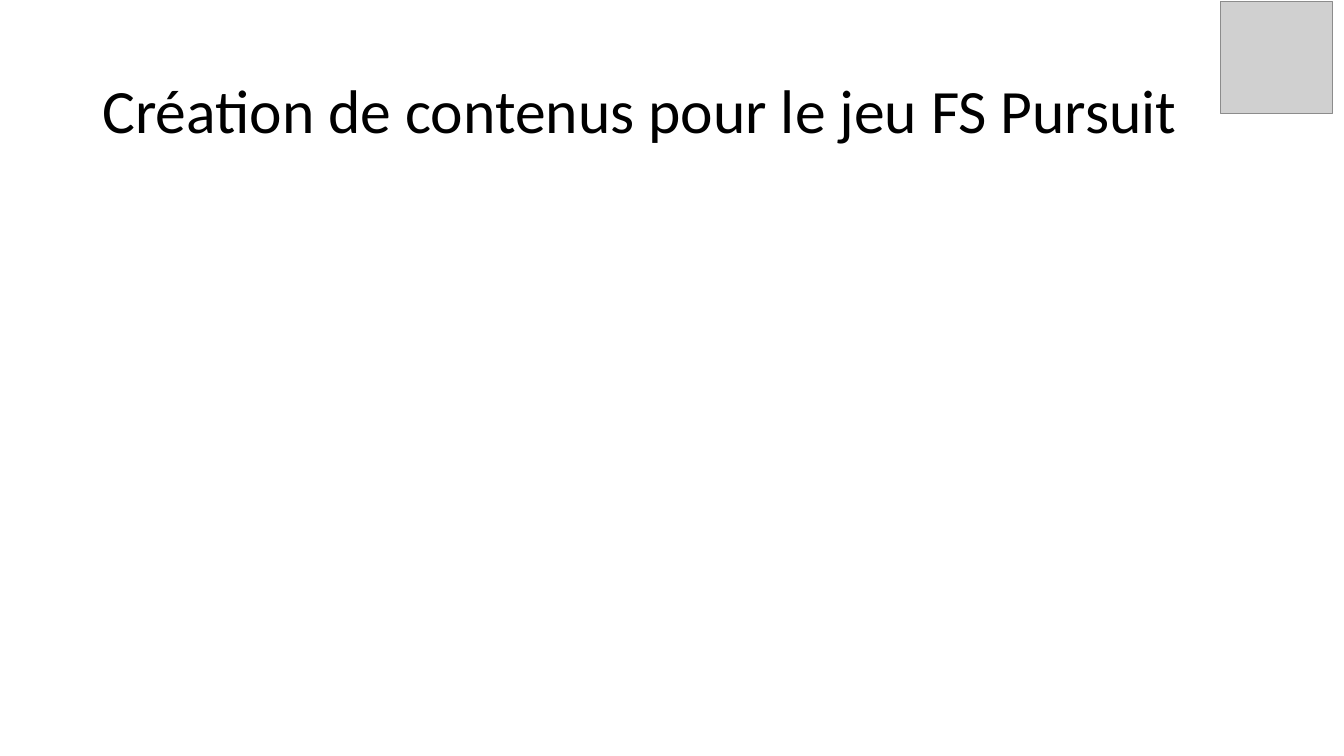
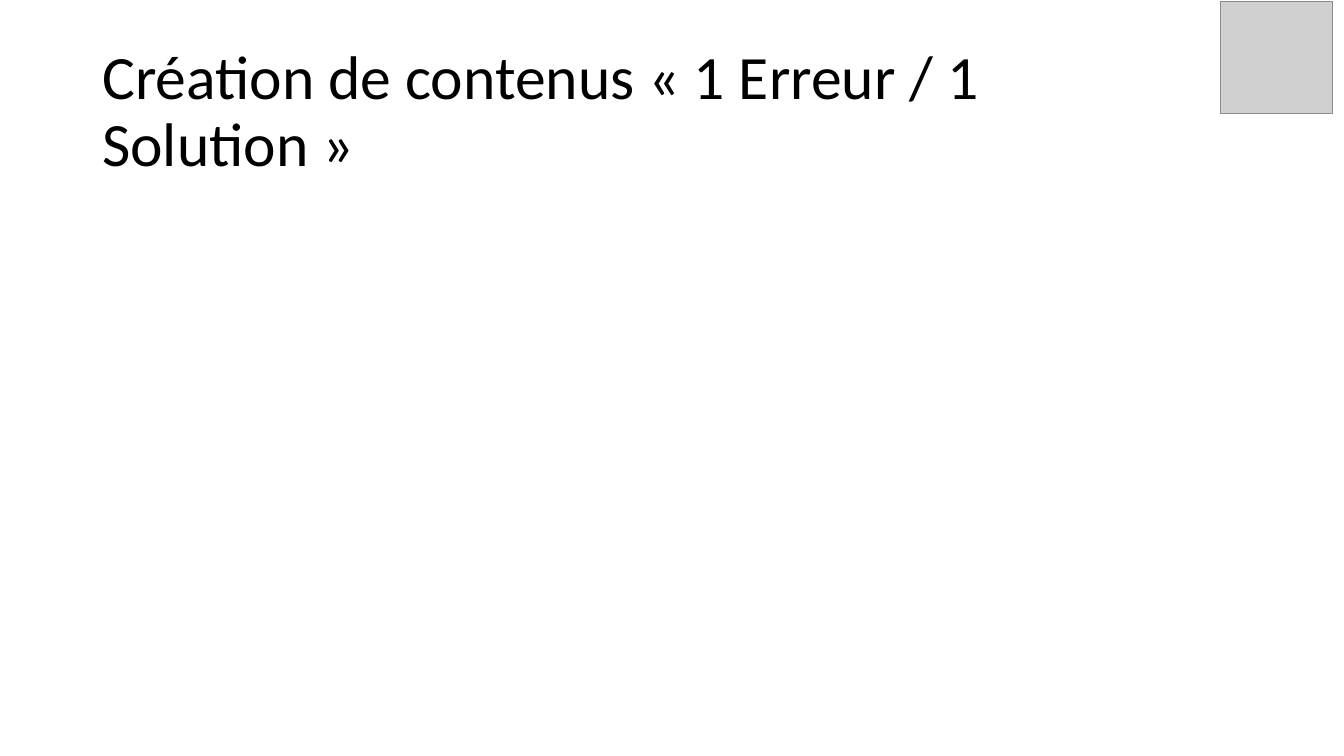
Before and after one commit to yes-we-web/Git-moi-tout, a slide deck: slide 7 of GIT-moi-tout.pptx (slide 6 before the commit). Drawn at 1344x756 pixels with LibreOffice and Linux fonts; fonts in the diff are those of the drawing; grey boxes stand for pictures. Boxes give left, top, right and bottom in pixels: in the first picture for what was removed or moved away, otherwise in the second. Text is boxed around its words. In the diff, an @@ line names an element or a change of style, - is before the commit and + after.

```diff
--- a/GIT-moi-tout.pptx
+++ b/GIT-moi-tout.pptx
@@ text at (102, 56, 978, 167): text changed @@
-Création de contenus pour le jeu FS Pursuit
+Création de contenus « 1 Erreur / 1 Solution »
```
Also in this commit, not shown: 4 other slides changed, 1 slide added.
